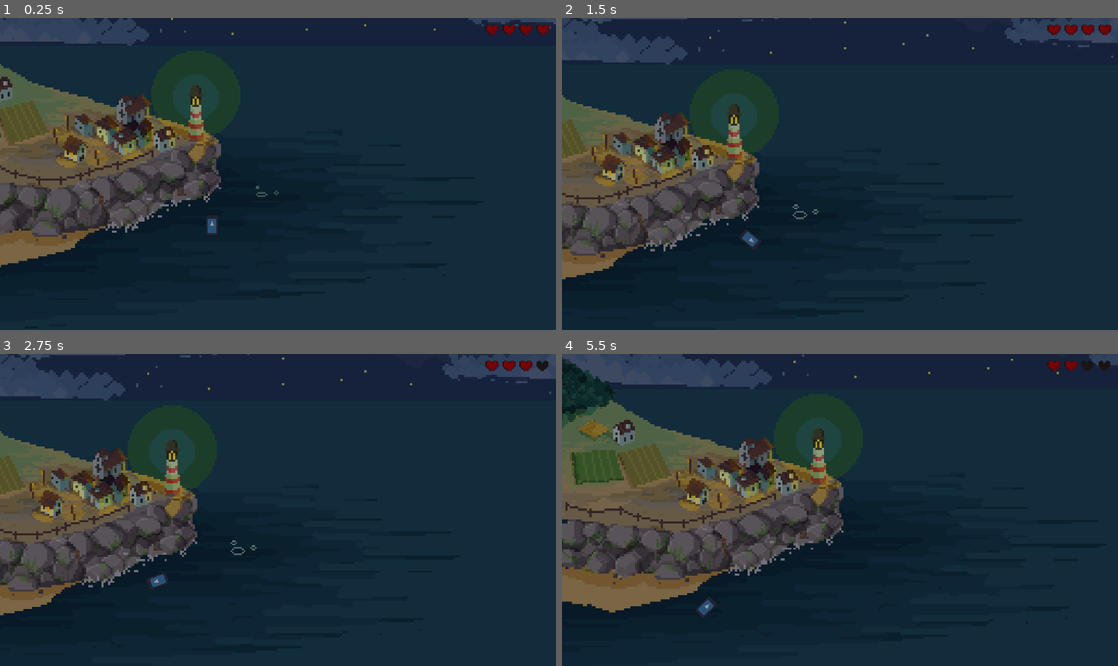
Above: before the commit, frames 1-4 (two rows, left to right).
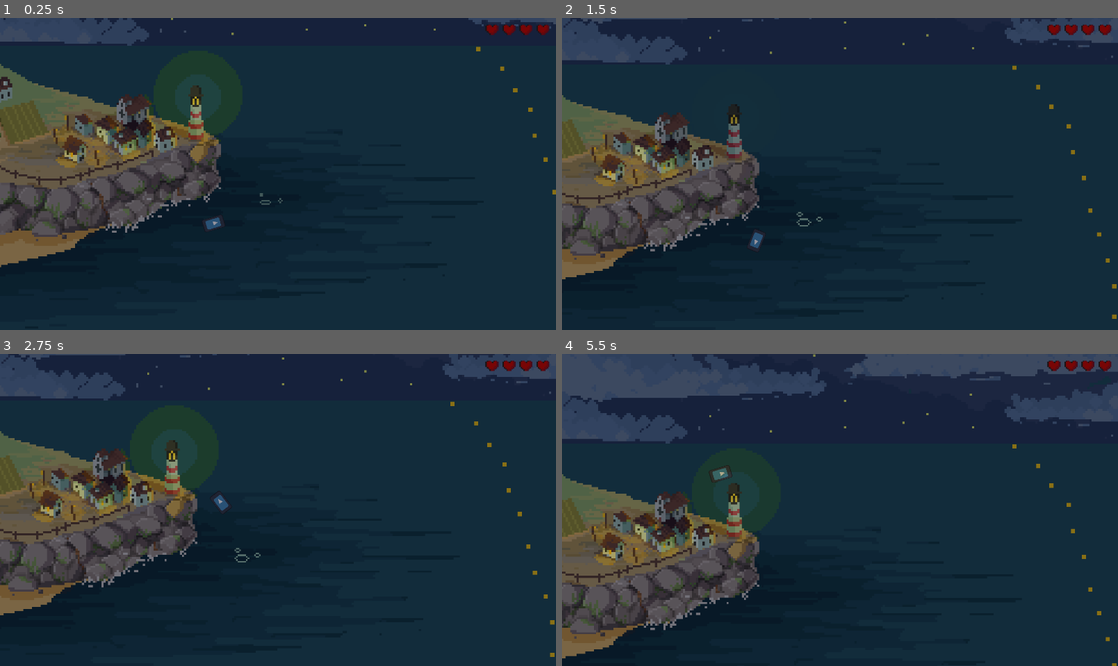
Above: after the commit, the same moments.

Repository: arieuger/cc-fishing
Game: Godot game, scene res://Scenes/main_scene.tscn
The game is run twice, just before and just after one commit, with the same random seed, the same clock (stepped at 60 frames per second) and the same inputs. The engine's default icon, where the game draws it, is replaced by a stand-in: a white triangle on a blue panel in a dark square.
Inputs:
- Up to frame 1 (0.25 s): no input
- Up to frame 2 (1.5 s): tap Enter (ui_accept) at 0.5, 0.77 s; hold Right (ui_right) 0.53-1.28 s; hold Down (ui_down) from 1.28 s (still down)
- Up to frame 3 (2.75 s): tap Enter (ui_accept) at 1.52 s; release Down (ui_down) at 2.03 s; hold Right (ui_right) from 2.03 s (still down)
- Up to frame 4 (5.5 s): release Right (ui_right) at 2.78 s; hold Up (ui_up) 2.78-3.53 s; tap Enter (ui_accept) at 3.02, 3.77, 4.52 s; hold Left (ui_left) 3.53-5.03 s; hold Down (ui_down) from 5.03 s (still down)

The runs differ from the first frame. In frame 1, 0.4% of the frame differs, in the area x 24-100%, y 9-70%; in frame 2, 1.2%; in frame 3, 0.6%; in frame 4, 33%, in the area x 0-100%, y 0-100%.

Commit message:
Bollas, luz intermitente no faro

Diff:
--- a/Scenes/main_scene.tscn
+++ b/Scenes/main_scene.tscn
@@ -6,12 +6,16 @@
 [ext_resource type="Script" uid="uid://bcobfpde7uoba" path="res://Scripts/boat.gd" id="4_huasi"]
 [ext_resource type="Material" uid="uid://comsnh3ahrisy" path="res://Shaders/light_shader_res.tres" id="4_iacmt"]
 [ext_resource type="Texture2D" uid="uid://wj1kjc43iw4e" path="res://icon.svg" id="4_maf8m"]
-[ext_resource type="Texture2D" uid="uid://bntp3k844t2ed" path="res://Assets/luzpobo.png" id="4_x6ack"]
 [ext_resource type="Script" uid="uid://ce74ohedwixhs" path="res://Scripts/Fishes/fish_spawner.gd" id="5_76v2p"]
 [ext_resource type="Texture2D" uid="uid://cb68nuqbp6wjo" path="res://Assets/poboreflexo.png" id="5_m1efj"]
 [ext_resource type="PackedScene" uid="uid://cuucqvhtfgtal" path="res://Scenes/fishing_zone.tscn" id="6_drdnd"]
+[ext_resource type="Texture2D" uid="uid://dadbcj6ba68f8" path="res://Assets/yellow_buoy.png" id="8_7ewk0"]
 [ext_resource type="Script" uid="uid://dsfbhghvfdy5a" path="res://Scripts/fish_panel.gd" id="11_76v2p"]
+[ext_resource type="Script" uid="uid://vssyogqu4s4c" path="res://Scripts/light_house_light.gd" id="12_2ebs2"]
 [ext_resource type="Texture2D" uid="uid://dbv1vai85rbjx" path="res://Assets/empty_heart.png" id="12_drdnd"]
+[ext_resource type="Texture2D" uid="uid://d06wicla72h27" path="res://Assets/luzpobo-faro.png" id="12_gnsmo"]
+[ext_resource type="Texture2D" uid="uid://bhcu4ls7gqawd" path="res://Assets/luzpobo-sen-faro.png" id="12_lhp3t"]
+[ext_resource type="Shader" uid="uid://c4fy4nhhr8gp0" path="res://Shaders/light_shader.gdshader" id="12_psl12"]
 [ext_resource type="Texture2D" uid="uid://c66tuvngxsad7" path="res://Assets/full_heart.png" id="13_ioaeq"]
 
 [sub_resource type="PhysicsMaterial" id="PhysicsMaterial_huasi"]
@@ -22,14 +26,66 @@
 [sub_resource type="SegmentShape2D" id="SegmentShape2D_huasi"]
 b = Vector2(431, 0)
 
-[sub_resource type="SegmentShape2D" id="SegmentShape2D_m1efj"]
-b = Vector2(0, 241)
-
-[sub_resource type="SegmentShape2D" id="SegmentShape2D_mai8y"]
-b = Vector2(0, 241)
-
 [sub_resource type="SegmentShape2D" id="SegmentShape2D_76v2p"]
 b = Vector2(432, 1)
+
+[sub_resource type="SegmentShape2D" id="SegmentShape2D_m1efj"]
+b = Vector2(0, 304)
+
+[sub_resource type="SegmentShape2D" id="SegmentShape2D_mai8y"]
+b = Vector2(3, 303)
+
+[sub_resource type="SegmentShape2D" id="SegmentShape2D_7ewk0"]
+a = Vector2(3, -51)
+b = Vector2(17, 26)
+
+[sub_resource type="AtlasTexture" id="AtlasTexture_lhp3t"]
+atlas = ExtResource("8_7ewk0")
+region = Rect2(1, 0, 61, 207)
+
+[sub_resource type="AtlasTexture" id="AtlasTexture_gnsmo"]
+atlas = ExtResource("8_7ewk0")
+region = Rect2(62, 0, 61, 207)
+
+[sub_resource type="AtlasTexture" id="AtlasTexture_psl12"]
+atlas = ExtResource("8_7ewk0")
+region = Rect2(123, 0, 61, 207)
+
+[sub_resource type="AtlasTexture" id="AtlasTexture_2ebs2"]
+atlas = ExtResource("8_7ewk0")
+region = Rect2(184, 0, 61, 207)
+
+[sub_resource type="SpriteFrames" id="SpriteFrames_oyb3p"]
+animations = [{
+"frames": [{
+"duration": 1.0,
+"texture": SubResource("AtlasTexture_lhp3t")
+}, {
+"duration": 1.0,
+"texture": SubResource("AtlasTexture_gnsmo")
+}, {
+"duration": 1.0,
+"texture": SubResource("AtlasTexture_psl12")
+}, {
+"duration": 1.0,
+"texture": SubResource("AtlasTexture_2ebs2")
+}],
+"loop": true,
+"name": &"default",
+"speed": 4.0
+}]
+
+[sub_resource type="SegmentShape2D" id="SegmentShape2D_lhp3t"]
+a = Vector2(307, 164)
+b = Vector2(277, 110)
+
+[sub_resource type="SegmentShape2D" id="SegmentShape2D_gnsmo"]
+a = Vector2(321, 240)
+b = Vector2(331, 284)
+
+[sub_resource type="ShaderMaterial" id="ShaderMaterial_2ebs2"]
+shader = ExtResource("12_psl12")
+shader_parameter/intensity = 1.35
 
 [node name="MainScene" type="Node2D"]
 
@@ -62,6 +118,7 @@
 offset = Vector2(0, -6.725)
 
 [node name="CollisionPolygon2D" type="CollisionPolygon2D" parent="World/PlayZone/Town" groups=["damage_zone"]]
+visible = false
 z_index = 1
 position = Vector2(11, 97)
 polygon = PackedVector2Array(-9, -1, 58, 36, 125, 56, 143, 64, 144, 80, 118, 89, 105, 97, 89, 100, 76, 107, 40, 115, 14, 111, -10, 114)
@@ -69,6 +126,7 @@
 [node name="Boat" type="CharacterBody2D" parent="World/PlayZone"]
 y_sort_enabled = true
 position = Vector2(155, 195)
+rotation = 1.27596
 script = ExtResource("4_huasi")
 metadata/_edit_group_ = true
 
@@ -86,7 +144,7 @@
 limit_left = 0
 limit_top = 0
 limit_right = 426
-limit_bottom = 240
+limit_bottom = 285
 limit_smoothed = true
 position_smoothing_enabled = true
 drag_horizontal_enabled = true
@@ -110,20 +168,23 @@
 [node name="DownBorder" type="StaticBody2D" parent="World/PlayZone/Limits"]
 position = Vector2(2, 0)
 
-[node name="CollisionShape2D" type="CollisionShape2D" parent="World/PlayZone/Limits/DownBorder"]
-shape = SubResource("SegmentShape2D_m1efj")
+[node name="CollisionShape2D2" type="CollisionShape2D" parent="World/PlayZone/Limits/DownBorder"]
+position = Vector2(-2, 286)
+shape = SubResource("SegmentShape2D_76v2p")
 
 [node name="LeftBorder" type="StaticBody2D" parent="World/PlayZone/Limits"]
 position = Vector2(430, 0)
 
-[node name="CollisionShape2D" type="CollisionShape2D" parent="World/PlayZone/Limits/LeftBorder"]
-shape = SubResource("SegmentShape2D_mai8y")
+[node name="CollisionShape2D2" type="CollisionShape2D" parent="World/PlayZone/Limits/LeftBorder"]
+position = Vector2(-428, 0)
+shape = SubResource("SegmentShape2D_m1efj")
 
 [node name="RightBorder" type="StaticBody2D" parent="World/PlayZone/Limits"]
 position = Vector2(0, 240)
 
 [node name="CollisionShape2D" type="CollisionShape2D" parent="World/PlayZone/Limits/RightBorder"]
-shape = SubResource("SegmentShape2D_76v2p")
+position = Vector2(430, -240)
+shape = SubResource("SegmentShape2D_mai8y")
 
 [node name="FishSpawnerL1" type="Area2D" parent="World/PlayZone"]
 script = ExtResource("5_76v2p")
@@ -131,25 +192,52 @@
 
 [node name="CollisionPolygon2D" type="CollisionPolygon2D" parent="World/PlayZone/FishSpawnerL1"]
 position = Vector2(192, 53)
-polygon = PackedVector2Array(64, 59, -134, 60, -28, 99, -30, 129, -125, 168, -175, 162, -186, 168, -184, 183, 126, 177)
+polygon = PackedVector2Array(79, 61, -134, 61, -28, 99, -30, 129, -125, 168, -175, 162, -186, 168, -186, 228, 136, 227, 110, 111)
+
+[node name="YellowBuoy" type="StaticBody2D" parent="World/PlayZone"]
+
+[node name="CollisionShape2D" type="CollisionShape2D" parent="World/PlayZone/YellowBuoy"]
+position = Vector2(304, 215)
+shape = SubResource("SegmentShape2D_7ewk0")
+
+[node name="AnimatedSprite2D" type="AnimatedSprite2D" parent="World/PlayZone/YellowBuoy"]
+position = Vector2(305, 215)
+sprite_frames = SubResource("SpriteFrames_oyb3p")
+autoplay = "default"
+frame_progress = 0.98996
+
+[node name="CollisionShape2D2" type="CollisionShape2D" parent="World/PlayZone/YellowBuoy"]
+shape = SubResource("SegmentShape2D_lhp3t")
+
+[node name="CollisionShape2D3" type="CollisionShape2D" parent="World/PlayZone/YellowBuoy"]
+shape = SubResource("SegmentShape2D_gnsmo")
 
 [node name="DarkLayer" type="CanvasLayer" parent="."]
 
 [node name="Darkener" type="ColorRect" parent="DarkLayer"]
 material = ExtResource("2_6l7je")
 offset_right = 413.0
-offset_bottom = 104.0
+offset_bottom = 124.0
 scale = Vector2(1.04, 2.32)
 
 [node name="LightLayer" type="CanvasLayer" parent="."]
 layer = 2
 follow_viewport_enabled = true
 
+[node name="LightHouseLight" type="Sprite2D" parent="LightLayer"]
+y_sort_enabled = true
+material = SubResource("ShaderMaterial_2ebs2")
+position = Vector2(141, 147)
+texture = ExtResource("12_gnsmo")
+offset = Vector2(0, -6.725)
+script = ExtResource("12_2ebs2")
+
 [node name="TownLights" type="Sprite2D" parent="LightLayer"]
 y_sort_enabled = true
 material = ExtResource("4_iacmt")
-position = Vector2(82, 158)
-texture = ExtResource("4_x6ack")
+position = Vector2(76, 150)
+texture = ExtResource("12_lhp3t")
+centered = false
 offset = Vector2(0, -6.725)
 
 [node name="UILayer" type="CanvasLayer" parent="."]
--- a/Scripts/game_manager.gd
+++ b/Scripts/game_manager.gd
@@ -25,7 +25,6 @@
 func update_life(damage := true) -> void:
 	if player_life > 0:
 		player_life -= 1
-		print(hearts_panel.get_children().size())
 		hearts_panel.get_children()[player_life - 1].visible = false
 
 	# TODO: Condicón de morte, gañar vida
--- /dev/null
+++ b/Scripts/light_house_light.gd
@@ -0,0 +1,13 @@
+extends Sprite2D
+
+@onready var mat := self.material as ShaderMaterial
+
+func _ready() -> void:
+	start_flicker()
+
+func start_flicker():
+	var tween := create_tween().set_loops()
+
+	tween.set_trans(Tween.TRANS_SINE).set_ease(Tween.EASE_IN_OUT)
+	tween.tween_property(mat, "shader_parameter/intensity", 0.1, 1.5)
+	tween.tween_property(mat, "shader_parameter/intensity", 1.35, 1.5)
Binary file added: Assets/luzpobo-faro.png
Not shown, added: Assets/luzpobo-faro.png.import
Binary file added: Assets/luzpobo-sen-faro.png
Not shown, added: Assets/luzpobo-sen-faro.png.import
Binary file added: Assets/yellow_buoy.png
Not shown, added: Assets/yellow_buoy.png.import
Not shown: 1 places in Scenes/main_scene.tscn that only renumber resources
Not shown, added: Scripts/light_house_light.gd.uid
